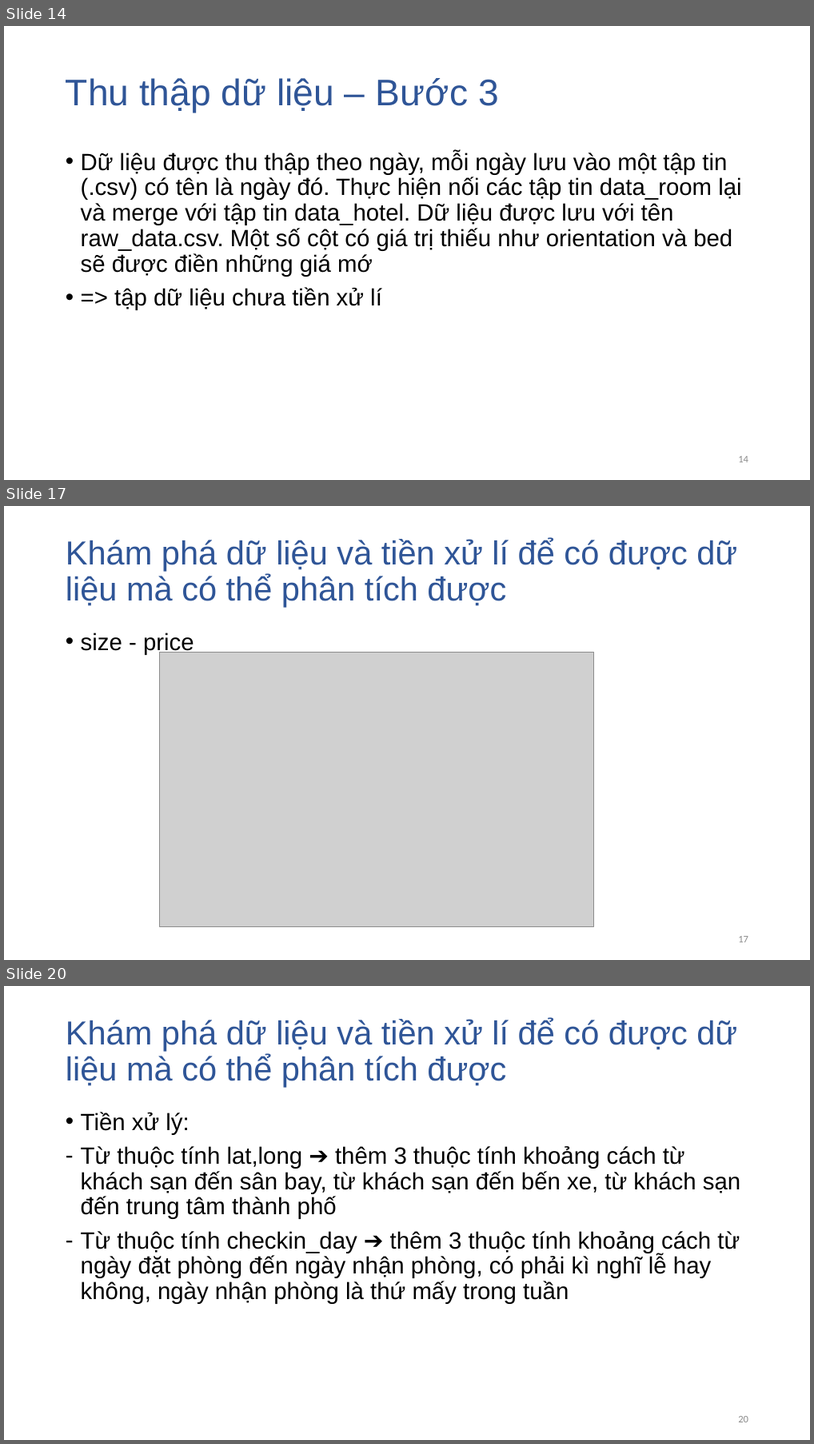
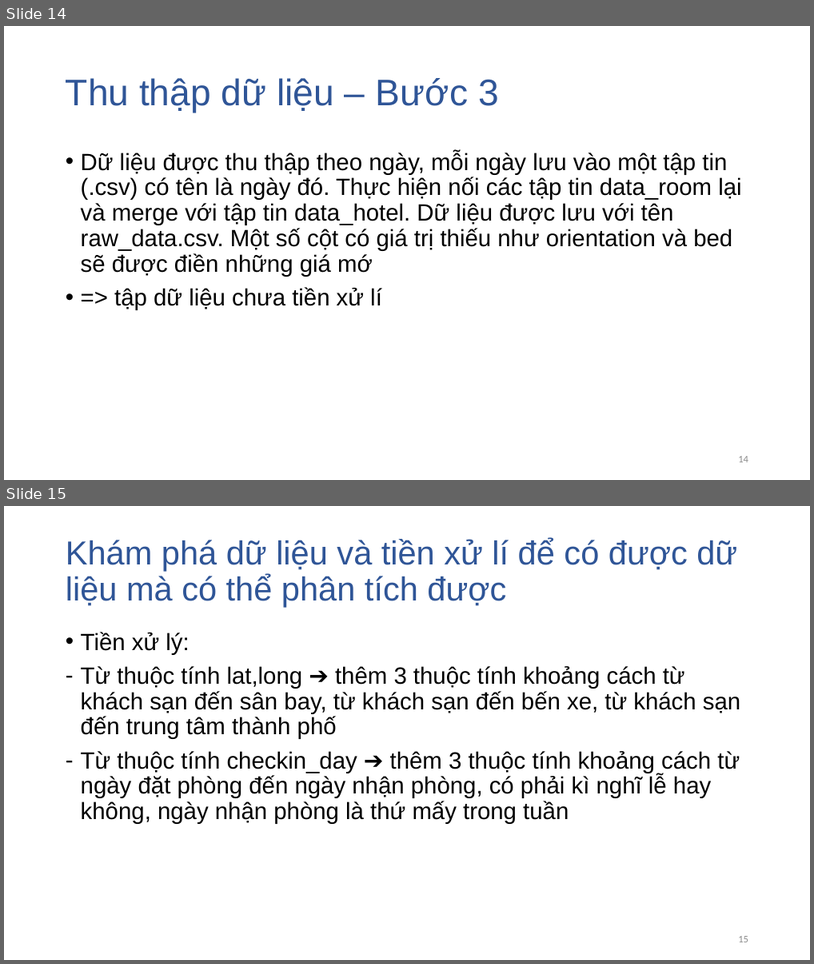
Before and after one commit to dtphat97/DataScienceFinal, a slide deck: Slide.pptx. Shown one above the other, each under a label of ours: slides 14, 17 and 20 before the commit, slides 14 and 15 after it; the slides between them are not shown. The pictures are 814x1444 and 814x964 pixels, drawn with LibreOffice and Linux fonts; fonts in the diff are those of the drawing; grey boxes stand for pictures. Boxes give left, top, right and bottom in pixels: in the first picture for what was removed or moved away, otherwise in the second. Text is boxed around its words. In the diff, an @@ line names an element or a change of style, - is before the commit and + after.

```diff
--- a/Slide.pptx
+++ b/Slide.pptx
@@ slide 17 removed at (4,506,810,960), background #FFFFFF @@
@@ title removed at (66,538,738,607) @@
-Khám phá dữ liệu và tiền xử lí để có được dữ liệu mà có thể phân tích được
@@ text removed at (81,632,194,655) @@
-• size - price
@@ picture removed at (159,652,594,927) @@
@@ page number removed at (738,936,749,942) @@
-17
@@ what was slide 20 is now slide 15 @@
@@ page number at (738,936,749,942): text changed @@
-20
+15
```
Also in this commit, not shown: 7 slides changed, 1 slide added, 5 other slides removed, 11 other files.
